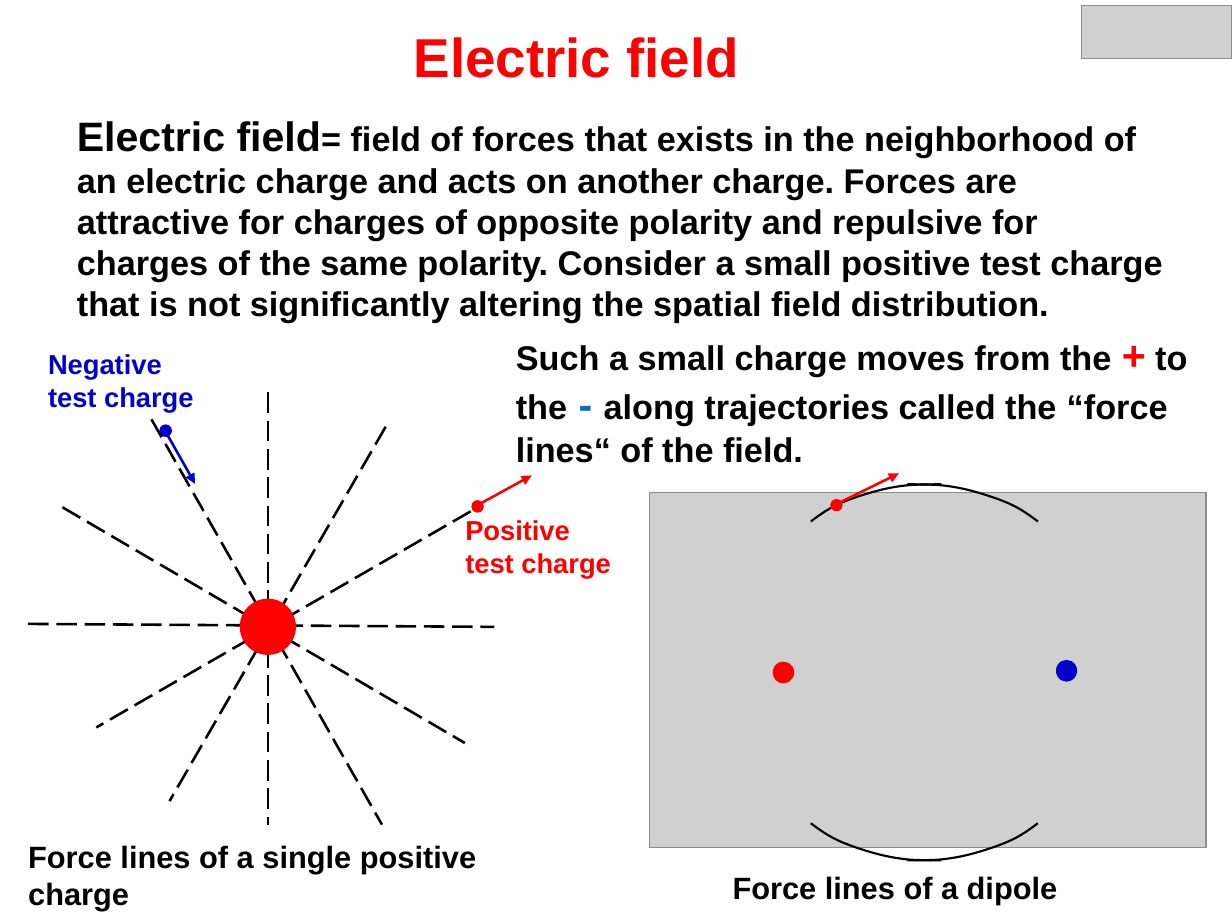
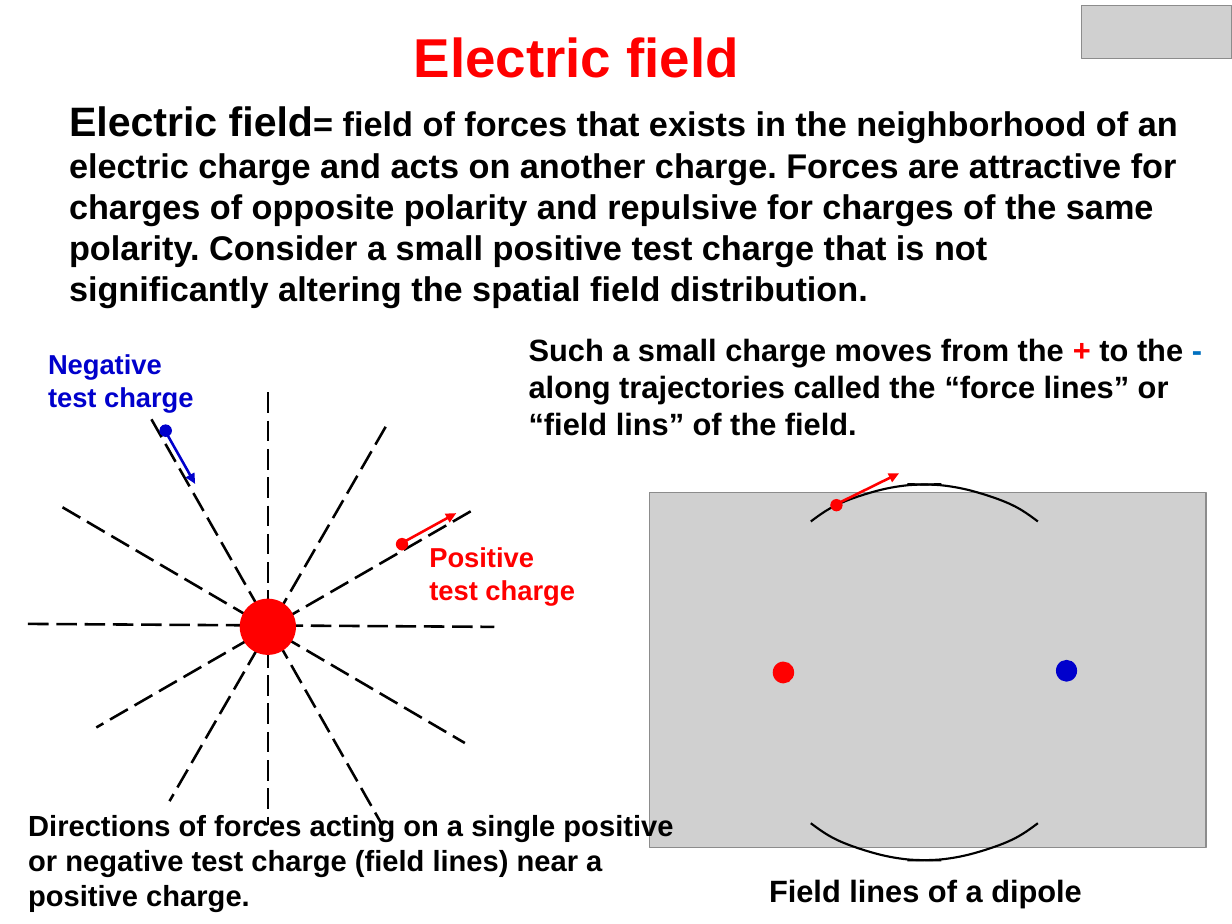
Before and after one commit to rmerletti/rmerletti.github.io, a slide deck: slide 6 of assets/pptx/en_mod03_physics_of_elementary_electric_phenomena.ppsx. Drawn at 1232x924 pixels with LibreOffice and Linux fonts; fonts in the diff are those of the drawing; grey boxes stand for pictures. Boxes give left, top, right and bottom in pixels: in the first picture for what was removed or moved away, otherwise in the second. Text is boxed around its words. In the diff, an @@ line names an element or a change of style, - is before the commit and + after.

```diff
--- a/assets/pptx/en_mod03_physics_of_elementary_electric_phenomena.ppsx
+++ b/assets/pptx/en_mod03_physics_of_elementary_electric_phenomena.ppsx
@@ text "Electric field= field of forces ..." rewrapped from box(77, 121, 1162, 323) to box(69, 106, 1178, 308) @@
@@ text at box(529, 338, 1183, 436): text changed; size 20 to 18 pt @@
-Such a small charge moves from the + to the - along trajectories called the “force lines“ of the field.
+Such a small charge moves from the + to the - along trajectories called the “force lines” or “field lins” of the field.
@@ ellipse: place and size @@
-ellipse at box(472, 501, 483, 513)
+ellipse at box(397, 538, 408, 549)
@@ arrow moved from (478, 505) - (532, 476) to (402, 543) - (456, 514) @@
@@ text "Positive": place and size @@
-text "Positive" at box(465, 520, 611, 579)
+text "Positive" at box(429, 547, 575, 605)
@@ text at box(28, 814, 673, 911): text changed; size 18 to 17 pt @@
-Force lines of a single positive charge
+Directions of forces acting on a single positive or negative test charge (field lines) near a positive charge.
@@ text at box(769, 879, 1082, 908): text changed @@
-Force lines of a dipole
+Field lines of a dipole
```
Also in this commit, not shown: 4 other slides changed, 8 other files.
